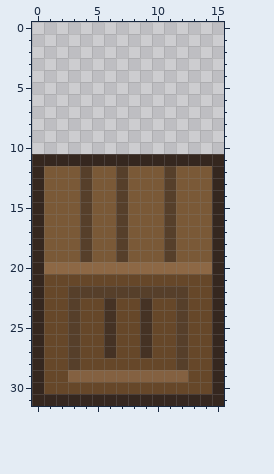
Pixel-art sprite -- assets/sprites/entities.png. Above: the version before the commit.
The file is 16x32 pixels.
The result:
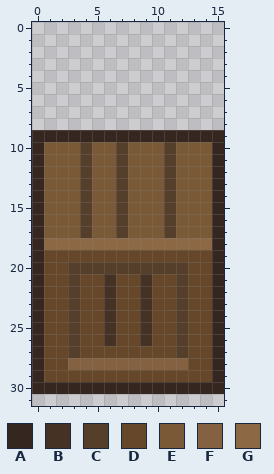
Palette (. is transparent): A #35271f  B #453224  C #563f2a  D #664729  E #7a5937  F #846141  G #8d6845
What changed:
@@ x 0..15 @@
  8 ................
- 9 ................
-10 ................
-11 AAAAAAAAAAAAAAAA
+ 9 AAAAAAAAAAAAAAAA
+10 AEEECEECEEECEEEA
+11 AEEECEECEEECEEEA
 12 AEEECEECEEECEEEA
@@ x 0..15 @@
 17 AEEECEECEEECEEEA
-18 AEEECEECEEECEEEA
-19 AEEECEECEEECEEEA
-20 AGGGGGGGGGGGGGGA
-21 ADDDDDDDDDDDDDDA
-22 ADDCCCCCCCCCCDDA
+18 AGGGGGGGGGGGGGGA
+19 ADDDDDDDDDDDDDDA
+20 ADDCCCCCCCCCCDDA
+21 ADDCDDBDDBDDCDDA
+22 ADDCDDBDDBDDCDDA
 23 ADDCDDBDDBDDCDDA
@@ x 0..15 @@
 26 ADDCDDBDDBDDCDDA
-27 ADDCDDBDDBDDCDDA
-28 ADDCDDDDDDDDCDDA
-29 ADDFFFFFFFFFFDDA
-30 ADDDDDDDDDDDDDDA
-31 AAAAAAAAAAAAAAAA
+27 ADDCDDDDDDDDCDDA
+28 ADDFFFFFFFFFFDDA
+29 ADDDDDDDDDDDDDDA
+30 AAAAAAAAAAAAAAAA
+31 ................
Pixel boxes of the changes (left, top, right, bottom) in both pictures:
changed: (32, 130, 224, 166)
changed: (44, 238, 212, 298)
changed: (32, 346, 224, 406)
